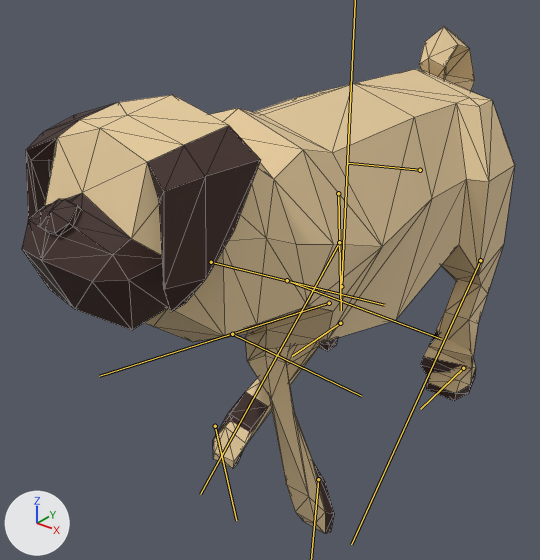
What one commit did to the glTF model assets/models/criaturas/cao/cao.glb.
Before and after are seen from a 50 mm camera at (2.42, -3.78, 3.13) aimed at (-0.2, -0.5, 1.09). Lighting does not change. The marker at lower left points along +X, +Y and +Z. The first picture is the older version. Both versions are drawn at frame 12 of the action 'Run-loop'; the numbers are the values there. The bones that change are drawn over the model as lines. Mesh edges are drawn as thin lines.

Names of what the first picture shows: 'Pug'.
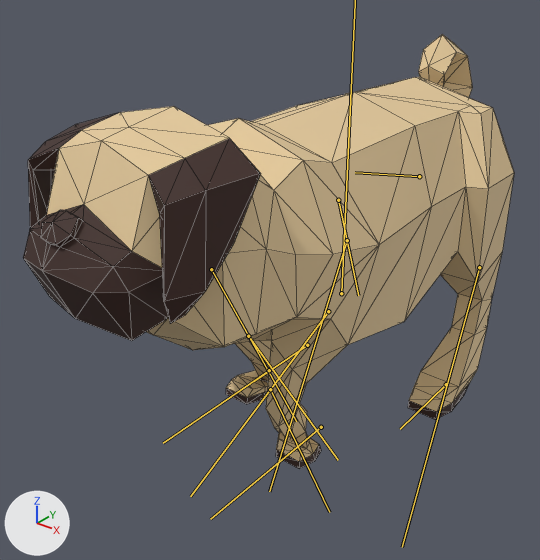
The change, as JSON lines over the scene's bpy script:
```json
{"block": "bone_backfoot_l", "where": "bone_backfoot_l = bpy.data.objects['Armature'].pose.bones['BackFoot.L']  # child of 'root'"}
{"op": "set", "path": "bone_backfoot_l.location", "old": "(0.0, 0.0, 0.0)", "new": "(0.0, 0.73, 0.0)"}
{"block": "bone_backfoot_r", "where": "bone_backfoot_r = bpy.data.objects['Armature'].pose.bones['BackFoot.R']  # child of 'root'"}
{"op": "set", "path": "bone_backfoot_r.location", "old": "(0.0, 0.0, 0.0)", "new": "(0.0, 1.19, -0.02)"}
{"block": "bone_body", "where": "bone_body = bpy.data.objects['Armature'].pose.bones['Body']  # child of 'root'"}
{"op": "set", "path": "bone_body.location", "old": "(0.0, 0.0, 0.0)", "new": "(0.0, -0.13, -0.01)"}
{"block": "bone_back", "where": "bone_back = bpy.data.objects['Armature'].pose.bones['Back']  # child of 'Body'"}
{"op": "set", "path": "bone_back.rotation_quaternion", "old": "(1.0, 0.008, 0.006, 0.015)", "new": "(1.0, 0.008, 0.013, -0.013)", "note": "degrees (1, 1, 2) -> degrees (1, 2, -1)"}
{"block": "bone_backlowleg_l", "where": "bone_backlowleg_l = bpy.data.objects['Armature'].pose.bones['BackLowLeg.L']  # child of 'BackUpLeg.L'"}
{"op": "set", "path": "bone_backlowleg_l.rotation_quaternion", "old": "(0.935, -0.354, 0.0, 0.0)", "new": "(0.987, -0.161, -0.001, -0.001)", "note": "degrees (-41, 0, 0) -> degrees (-18, 0, 0)"}
{"block": "bone_backupleg_r", "where": "bone_backupleg_r = bpy.data.objects['Armature'].pose.bones['BackUpLeg.R']  # child of 'BackLeg.R'"}
{"op": "set", "path": "bone_backupleg_r.rotation_quaternion", "old": "(1.0, 0.0, 0.0, 0.011)", "new": "(0.991, 0.133, -0.002, 0.011)", "note": "degrees (0, 0, 1) -> degrees (15, 0, 1)"}
{"block": "bone_backlowleg_r", "where": "bone_backlowleg_r = bpy.data.objects['Armature'].pose.bones['BackLowLeg.R']  # child of 'BackUpLeg.R'"}
{"op": "set", "path": "bone_backlowleg_r.rotation_quaternion", "old": "(0.992, -0.13, 0.0, 0.0)", "new": "(0.998, -0.057, 0.0, 0.001)", "note": "degrees (-15, 0, 0) -> degrees (-7, 0, 0)"}
{"block": "bone_frontupleg_l", "where": "bone_frontupleg_l = bpy.data.objects['Armature'].pose.bones['FrontUpLeg.L']  # child of 'FrontLeg.L'"}
{"op": "set", "path": "bone_frontupleg_l.rotation_quaternion", "old": "(0.896, 0.0, 0.0, 0.443)", "new": "(0.969, 0.156, 0.02, 0.192)", "note": "degrees (0, 0, 53) -> degrees (18, -1, 22)"}
{"block": "bone_frontlowleg_l", "where": "bone_frontlowleg_l = bpy.data.objects['Armature'].pose.bones['FrontLowLeg.L']  # child of 'FrontUpLeg.L'"}
{"op": "set", "path": "bone_frontlowleg_l.rotation_quaternion", "old": "(0.739, 0.674, 0.0, 0.0)", "new": "(0.942, 0.325, 0.045, -0.073)", "note": "degrees (85, 0, 0) -> degrees (38, 8, -6)"}
{"block": "bone_frontupleg_r", "where": "bone_frontupleg_r = bpy.data.objects['Armature'].pose.bones['FrontUpLeg.R']  # child of 'FrontLeg.R'"}
{"op": "set", "path": "bone_frontupleg_r.rotation_quaternion", "old": "(0.984, 0.0, 0.0, -0.18)", "new": "(0.934, -0.344, -0.009, -0.099)", "note": "degrees (0, 0, -21) -> degrees (-40, -5, -10)"}
{"block": "bone_frontlowleg_r", "where": "bone_frontlowleg_r = bpy.data.objects['Armature'].pose.bones['FrontLowLeg.R']  # child of 'FrontUpLeg.R'"}
{"op": "set", "path": "bone_frontlowleg_r.rotation_quaternion", "old": "(0.984, -0.179, 0.0, 0.0)", "new": "(0.997, -0.08, 0.008, 0.003)", "note": "degrees (-21, 0, 0) -> degrees (-9, 1, 0)"}
{"block": "bone_frontfoot_l", "where": "bone_frontfoot_l = bpy.data.objects['Armature'].pose.bones['FrontFoot.L']  # child of 'root'"}
{"op": "set", "path": "bone_frontfoot_l.location", "old": "(0.0, 0.0, 0.0)", "new": "(-0.24, -0.38, -0.66)"}
{"op": "set", "path": "bone_frontfoot_l.rotation_quaternion", "old": "(0.737, 0.676, 0.0, 0.0)", "new": "(1.0, 0.0, 0.0, 0.0)", "note": "degrees (85, 0, 0) -> degrees (0, 0, 0)"}
{"block": "bone_frontfoot_r", "where": "bone_frontfoot_r = bpy.data.objects['Armature'].pose.bones['FrontFoot.R']  # child of 'root'"}
{"op": "set", "path": "bone_frontfoot_r.location", "old": "(0.0, 0.0, 0.0)", "new": "(0.37, -1.02, -0.75)"}
{"op": "set", "path": "bone_frontfoot_r.rotation_quaternion", "old": "(0.636, 0.772, 0.0, 0.0)", "new": "(1.0, 0.0, 0.0, 0.0)", "note": "degrees (101, 0, 0) -> degrees (0, 0, 0)"}
```

Changed parts and their boxes (x1, y1, x2, y2) in the pictures (540 x 560 px):
```json
{"object": "Pug", "change": "posed", "before": [22, 26, 515, 534], "after": [23, 34, 514, 469], "on screen": "14% shorter"}
{"bone": "BackFoot.L", "before": "(463, 368) to (420, 409)", "after": "(446, 384) to (400, 429)"}
{"bone": "BackFoot.R", "before": "(340, 323) to (292, 356)", "after": "(307, 345) to (253, 381)"}
{"bone": "Back", "before": "(420, 170) to (348, 163)", "after": "(419, 176) to (355, 172)"}
{"bone": "BackLowLeg.L", "before": "(480, 260) to (351, 544)", "after": "(479, 267) to (402, 547)"}
{"bone": "BackUpLeg.R", "before": "(338, 193) to (341, 310)", "after": "(338, 200) to (358, 295)"}
{"bone": "BackLowLeg.R", "before": "(339, 242) to (200, 494)", "after": "(347, 240) to (269, 491)"}
{"bone": "FrontUpLeg.L", "before": "(329, 303) to (99, 376)", "after": "(328, 311) to (190, 496)"}
{"bone": "FrontLowLeg.L", "before": "(232, 334) to (361, 396)", "after": "(270, 389) to (329, 512)"}
{"bone": "FrontUpLeg.R", "before": "(211, 262) to (384, 305)", "after": "(211, 269) to (296, 421)"}
{"bone": "FrontLowLeg.R", "before": "(287, 280) to (441, 339)", "after": "(248, 336) to (338, 460)"}
{"bone": "FrontFoot.R", "before": "(215, 426) to (236, 520)", "after": "(269, 370) to (163, 443)"}
```
